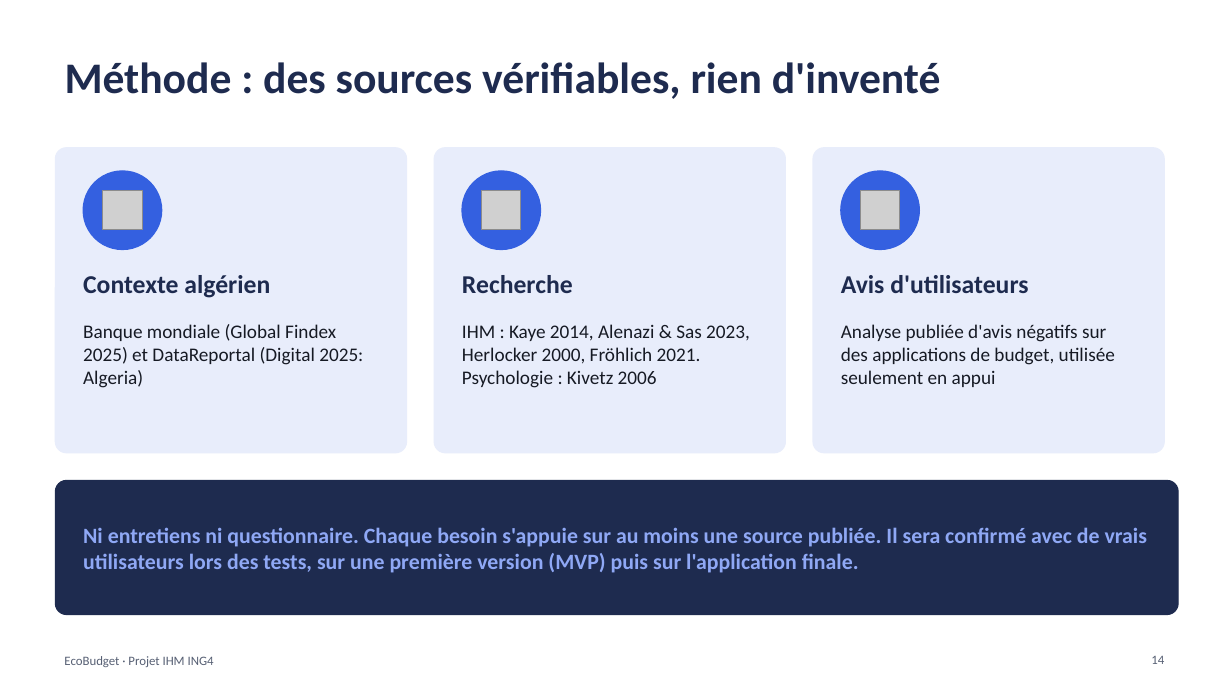
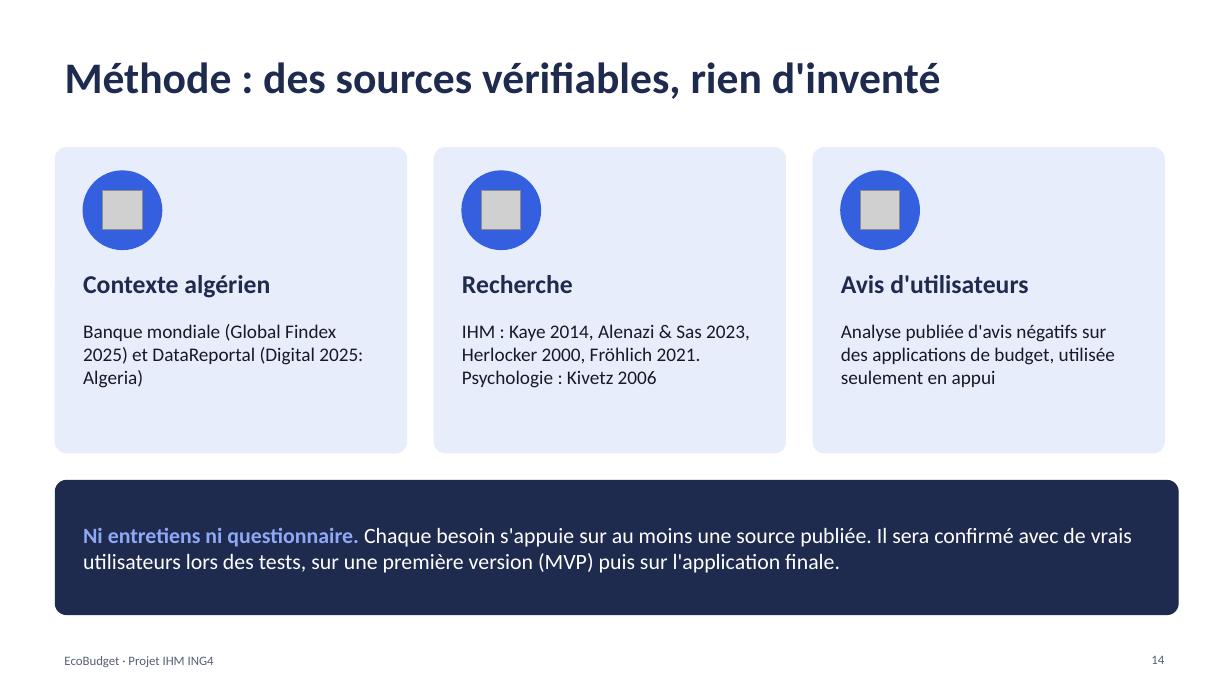
Before and after one commit to kaderouadahi/EcoBudget, a slide deck: slide 14 of livrables/EcoBudget.pptx. Drawn at 1232x693 pixels with LibreOffice and Linux fonts; fonts in the diff are those of the drawing; grey boxes stand for pictures. Boxes give left, top, right and bottom in pixels: in the first picture for what was removed or moved away, otherwise in the second. Text is boxed around its words. In the diff, an @@ line names an element or a change of style, - is before the commit and + after.

```diff
--- a/livrables/EcoBudget.pptx
+++ b/livrables/EcoBudget.pptx
@@ text "Ni entretiens ni questionnaire. Chaque ..." at [83, 527, 1132, 573]: text colour #8FA8F5 to #FFFFFF, bold off in "Chaque besoin s'appuie sur au moins une ..." @@
```
Also in this commit, not shown: 5 other slides changed.
